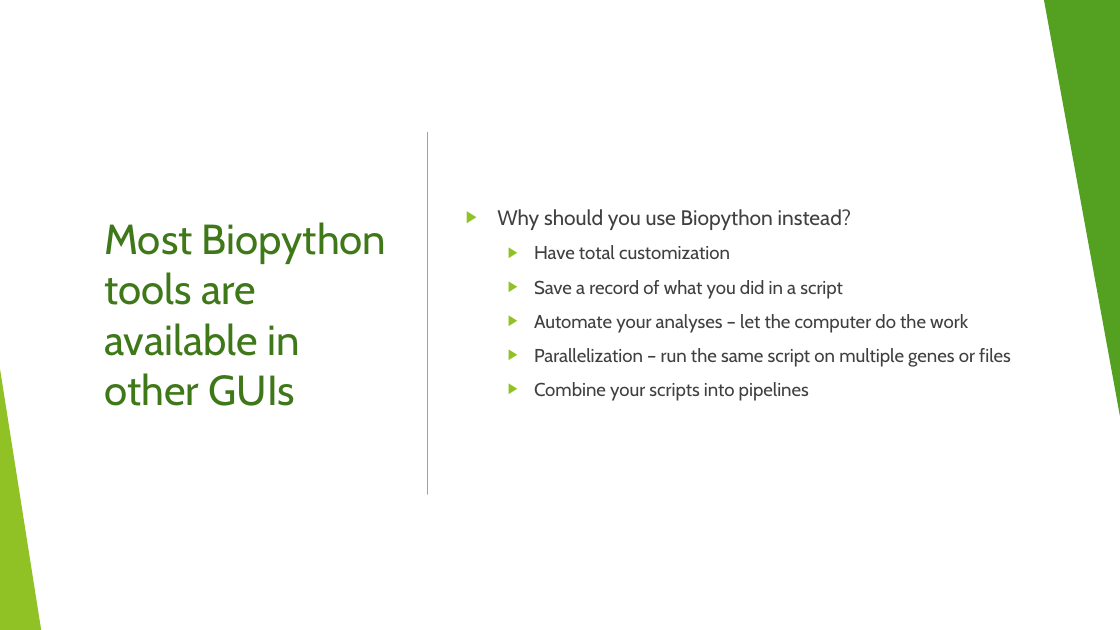
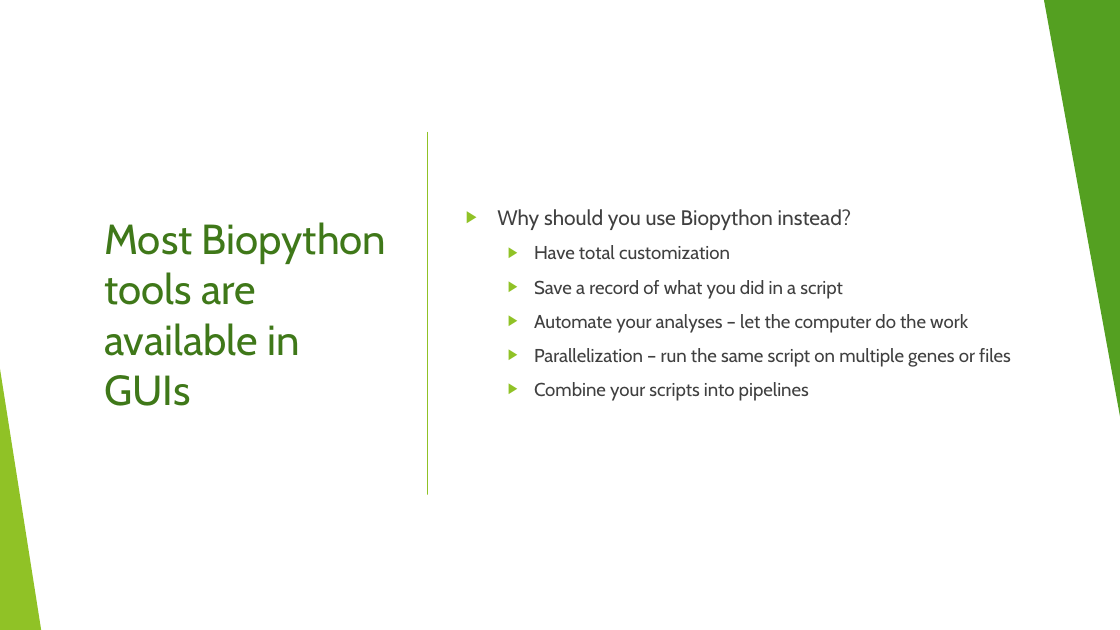
Before and after one commit to aGitHasNoName/Biopython, a slide deck: slide 3 of slides.pptx. Drawn at 1120x630 pixels with LibreOffice and Linux fonts; fonts in the diff are those of the drawing. Boxes give left, top, right and bottom in pixels: in the first picture for what was removed or moved away, otherwise in the second. Text is boxed around its words. In the diff, an @@ line names an element or a change of style, - is before the commit and + after.

```diff
--- a/slides.pptx
+++ b/slides.pptx
@@ title at [104,222,386,406]: text changed @@
-Most Biopython tools are available in other GUIs
+Most Biopython tools are available in GUIs
```
Also in this commit, not shown: 3 other slides changed, 2 slides added, 1 slide removed.
